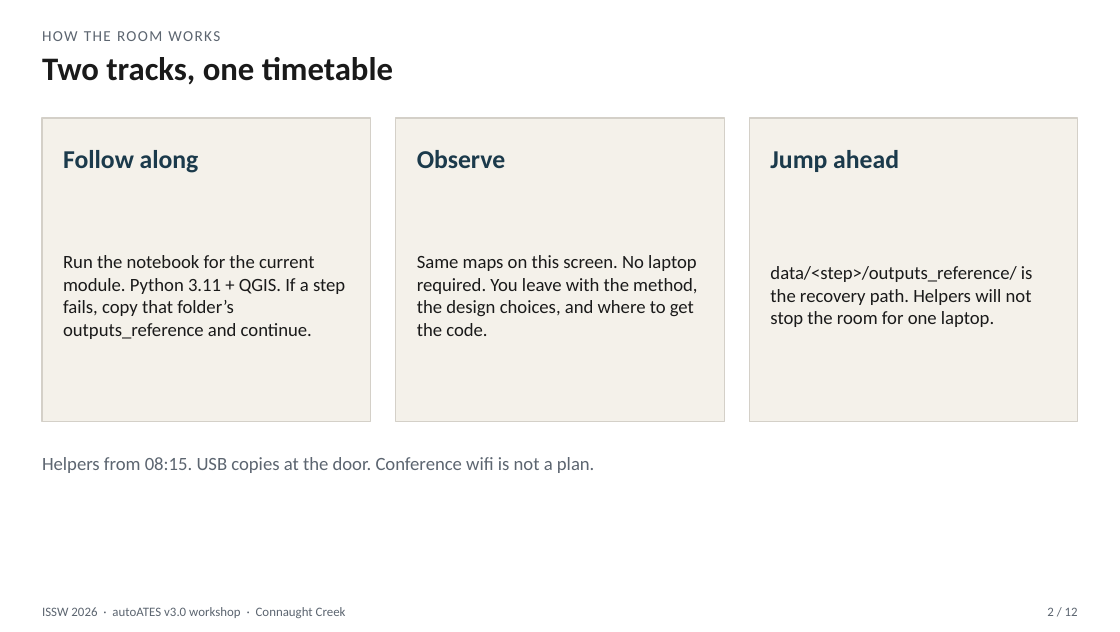
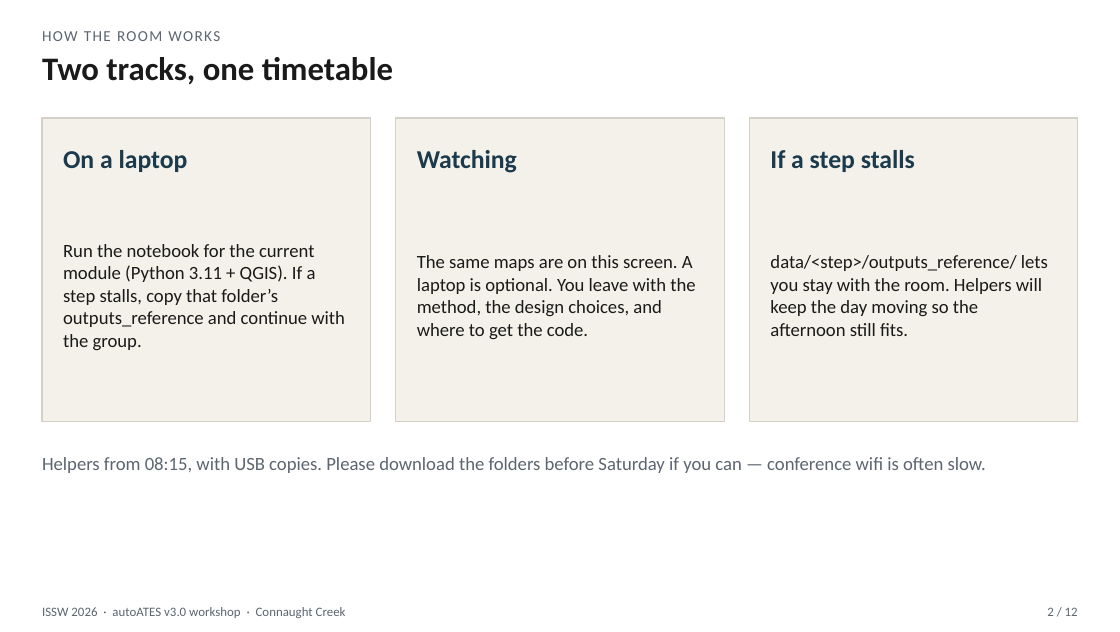
Before and after one commit to AutoATES/issw2026-autoates-workshop, a slide deck: slide 2 of slides/ISSW2026_autoATES_workshop_observer.pptx. Drawn at 1120x632 pixels with LibreOffice and Linux fonts; fonts in the diff are those of the drawing. Boxes give left, top, right and bottom in pixels: in the first picture for what was removed or moved away, otherwise in the second. Text is boxed around its words. In the diff, an @@ line names an element or a change of style, - is before the commit and + after.

Commit message:
Soften participant copy so it reads as an invitation, not a briefing.
Keep the practical constraints (install ahead, conference wifi, jump-ahead
outputs) but drop the clipped rules and ranking of tracks.

```diff
--- a/slides/ISSW2026_autoATES_workshop_observer.pptx
+++ b/slides/ISSW2026_autoATES_workshop_observer.pptx
@@ text at (x1=63, y1=150, x2=188, y2=172): text changed @@
-Follow along
+On a laptop
@@ text at (x1=417, y1=150, x2=517, y2=173): text changed @@
-Observe
+Watching
@@ text at (x1=770, y1=150, x2=915, y2=172): text changed @@
-Jump ahead
+If a step stalls
@@ text at (x1=63, y1=244, x2=345, y2=350): text changed @@
-Run the notebook for the current module. Python 3.11 + QGIS. If a step fails, copy that folder’s outputs_reference and continue.
+Run the notebook for the current module (Python 3.11 + QGIS). If a step stalls, copy that folder’s outputs_reference and continue with the group.
@@ text at (x1=417, y1=255, x2=695, y2=339): text changed @@
-Same maps on this screen. No laptop required. You leave with the method, the design choices, and where to get the code.
+The same maps are on this screen. A laptop is optional. You leave with the method, the design choices, and where to get the code.
@@ text at (x1=770, y1=255, x2=1048, y2=336): text changed @@
-data/<step>/outputs_reference/ is the recovery path. Helpers will not stop the room for one laptop.
+data/<step>/outputs_reference/ lets you stay with the room. Helpers will keep the day moving so the afternoon still fits.
@@ text at (x1=42, y1=457, x2=986, y2=473): text changed @@
-Helpers from 08:15. USB copies at the door. Conference wifi is not a plan.
+Helpers from 08:15, with USB copies. Please download the folders before Saturday if you can — conference wifi is often slow.
```
Also in this commit, not shown: 1 other slide changed, 13 other files.
